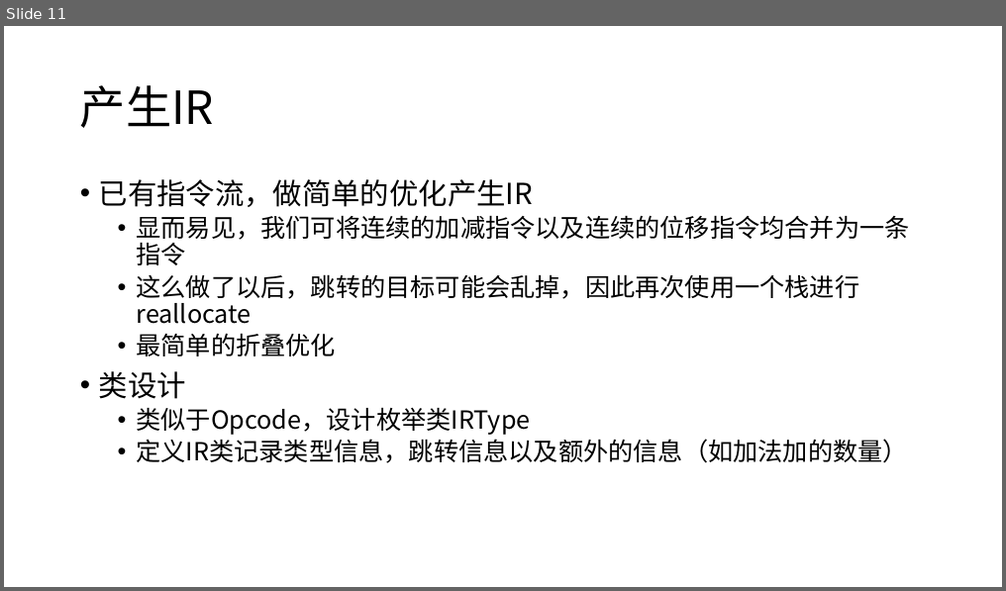
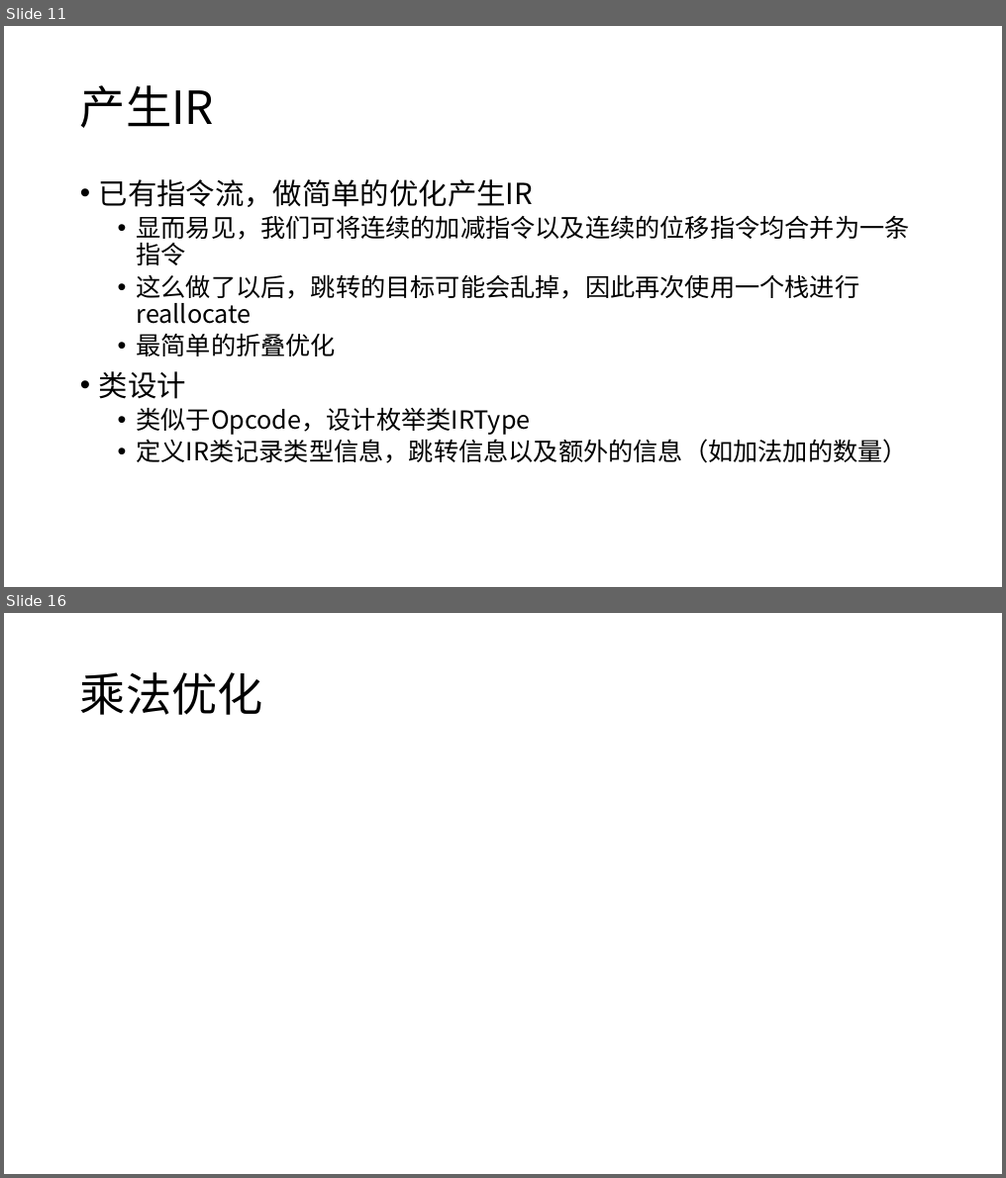
Before and after one commit to UshioA/bfpy, a slide deck: Python演示文稿.pptx. Shown one above the other, each under a label of ours: slide 11 before the commit, slides 11 and 16 after it; the slides between them are not shown. The pictures are 1006x591 and 1006x1178 pixels, drawn with LibreOffice and Linux fonts; fonts in the diff are those of the drawing; grey boxes stand for pictures. Boxes give left, top, right and bottom in pixels: in the first picture for what was removed or moved away, otherwise in the second. Text is boxed around its words. In the diff, an @@ line names an element or a change of style, - is before the commit and + after.

```diff
--- a/Python演示文稿.pptx
+++ b/Python演示文稿.pptx
@@ slide 16 added at bbox=[4, 613, 1002, 1174], background #FFFFFF @@
@@ title added at bbox=[80, 672, 263, 715], 44 pt, text #000000 @@
+乘法优化
```
Also in this commit, not shown: 2 slides changed, 10 other slides added, 1 slide removed.
